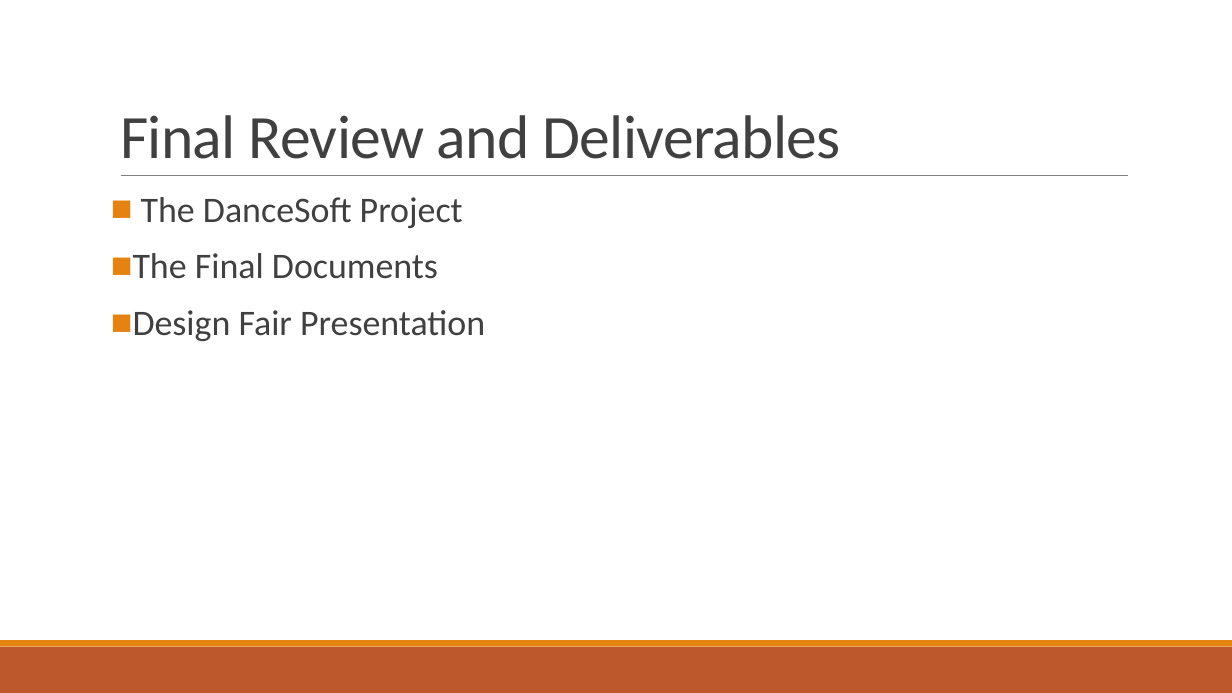
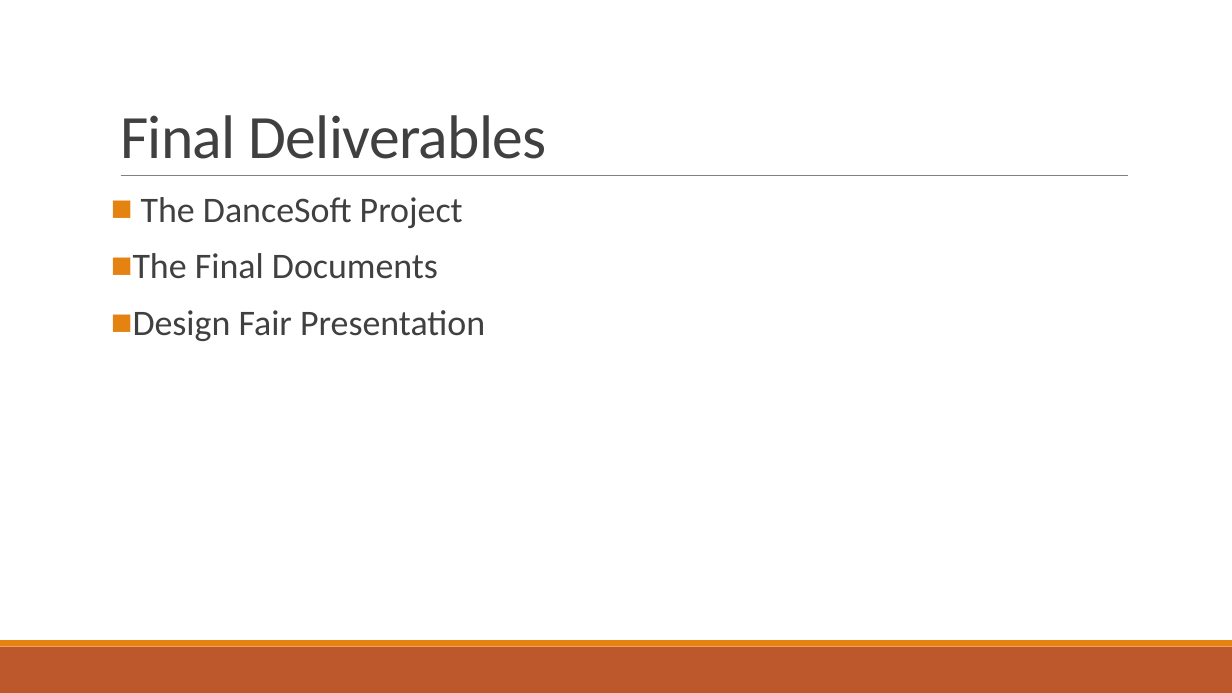
Before and after one commit to SDSMT-CSC464-F15/dancesoft, a slide deck: slide 16 of Sprint 5/DanceSoft powerpoint sprint 5.pptx. Drawn at 1232x693 pixels with LibreOffice and Linux fonts; fonts in the diff are those of the drawing. Boxes give left, top, right and bottom in pixels: in the first picture for what was removed or moved away, otherwise in the second. Text is boxed around its words. In the diff, an @@ line names an element or a change of style, - is before the commit and + after.

```diff
--- a/Sprint 5/DanceSoft powerpoint sprint 5.pptx
+++ b/Sprint 5/DanceSoft powerpoint sprint 5.pptx
@@ title at (120, 115, 547, 159): text changed @@
-Final Review and Deliverables
+Final Deliverables
```
Also in this commit, not shown: 7 other slides changed, 6 other files.
